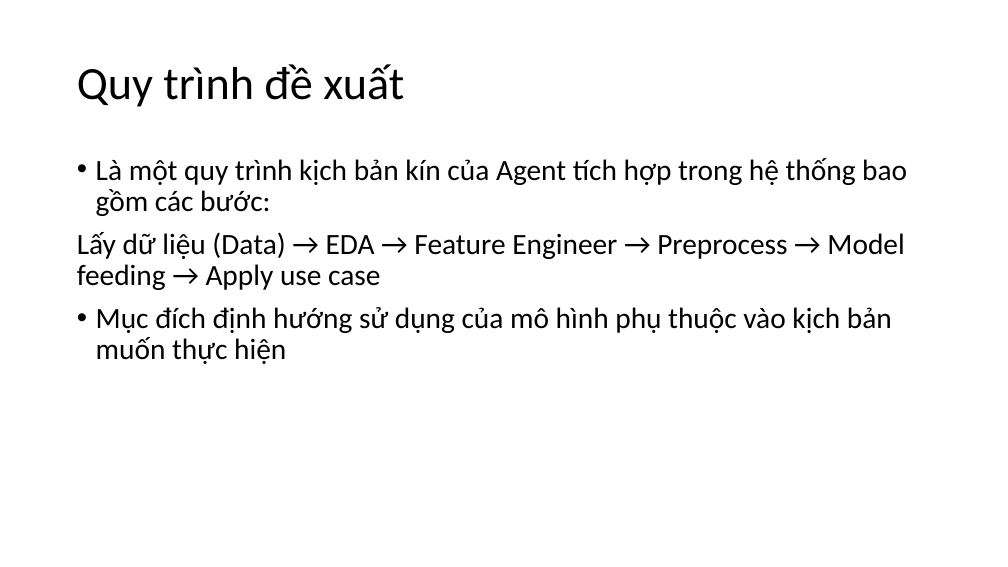
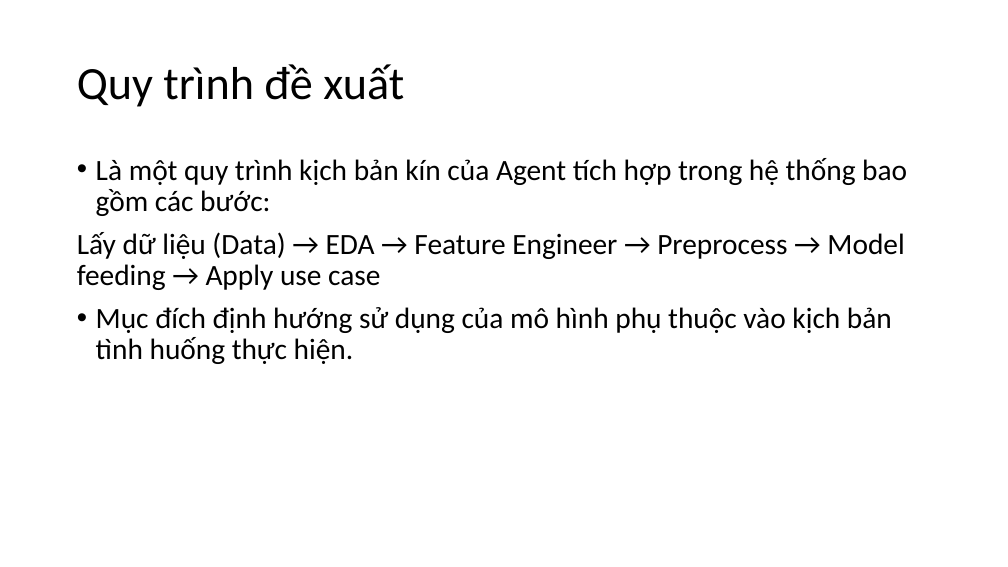
Before and after one commit to CallmeSen/CCNLTHD, a slide deck: slide 3 of Development_Process/Week_10/Report_Progress_Week10.pptx. Drawn at 1008x567 pixels with LibreOffice and Linux fonts; fonts in the diff are those of the drawing. Boxes give left, top, right and bottom in pixels: in the first picture for what was removed or moved away, otherwise in the second. Text is boxed around its words. In the diff, an @@ line names an element or a change of style, - is before the commit and + after.

```diff
--- a/Development_Process/Week_10/Report_Progress_Week10.pptx
+++ b/Development_Process/Week_10/Report_Progress_Week10.pptx
@@ text at box(96, 307, 892, 364): text changed @@
-• Mục đích định hướng sử dụng của mô hình phụ thuộc vào kịch bản muốn thực hiện
+• Mục đích định hướng sử dụng của mô hình phụ thuộc vào kịch bản tình huống thực hiện.
```
Also in this commit, not shown: 1 other slide changed, 16 slides added, 5 other files.
